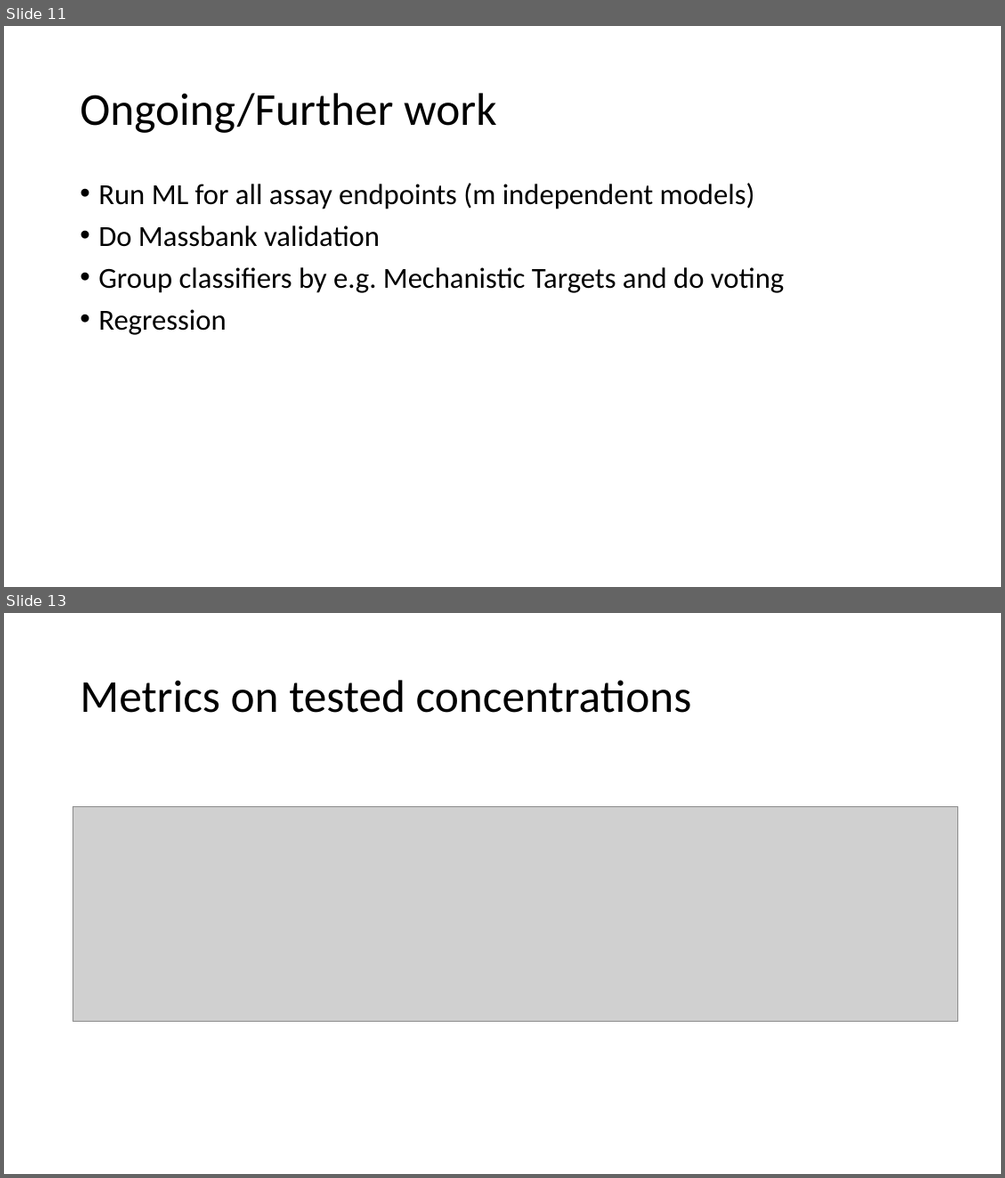
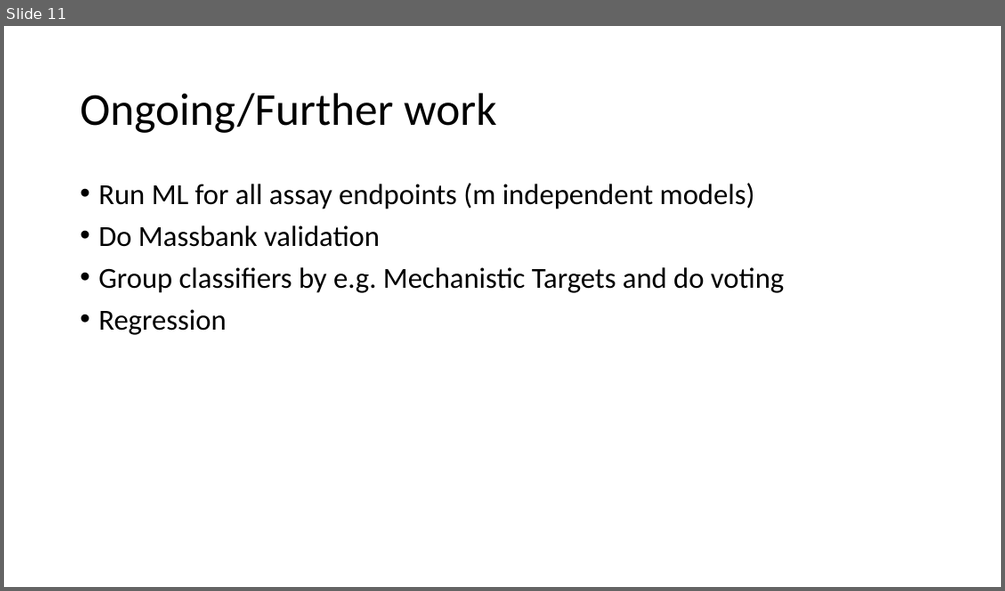
Before and after one commit to rbBosshard/master_thesis, a slide deck: presentations/Presentation4.pptx. Shown one above the other, each under a label of ours: slides 11 and 13 before the commit, slide 11 after it; the slides between them are not shown. The pictures are 1005x1178 and 1005x591 pixels, drawn with LibreOffice and Linux fonts; fonts in the diff are those of the drawing; grey boxes stand for pictures. Boxes give left, top, right and bottom in pixels: in the first picture for what was removed or moved away, otherwise in the second. Text is boxed around its words. In the diff, an @@ line names an element or a change of style, - is before the commit and + after.

```diff
--- a/presentations/Presentation4.pptx
+++ b/presentations/Presentation4.pptx
@@ slide 13 removed at (4, 613, 1001, 1174), background #FFFFFF @@
@@ title removed at (80, 680, 692, 713) @@
-Metrics on tested concentrations
@@ picture removed at (73, 807, 958, 1022) @@
```
Also in this commit, not shown: 1 other slide removed, 13 other files.
